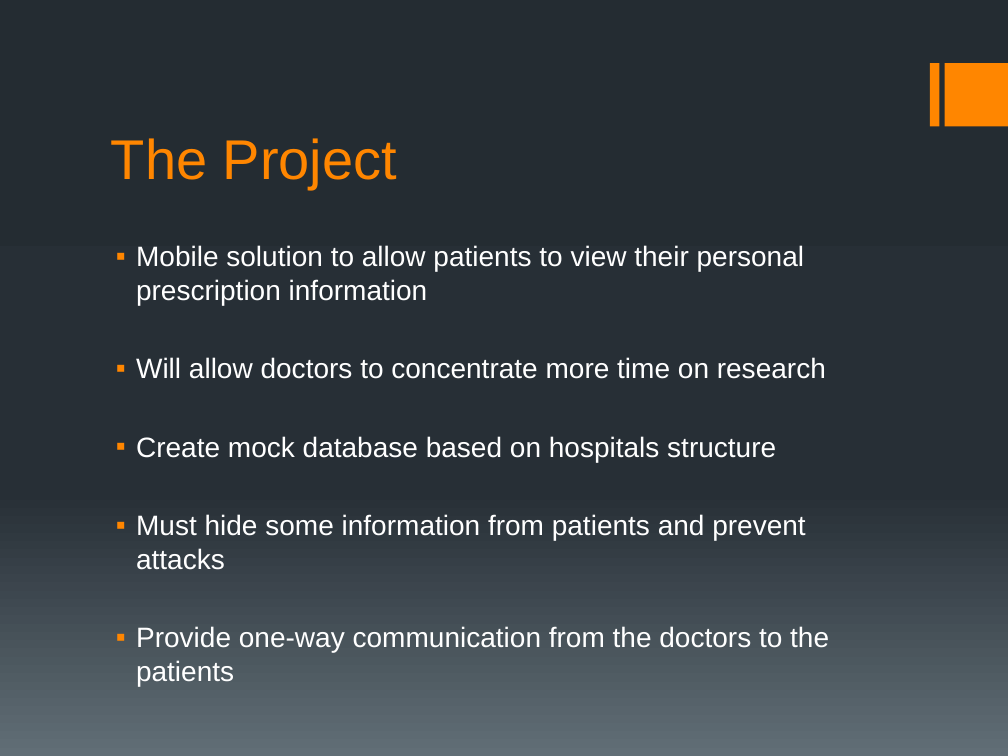
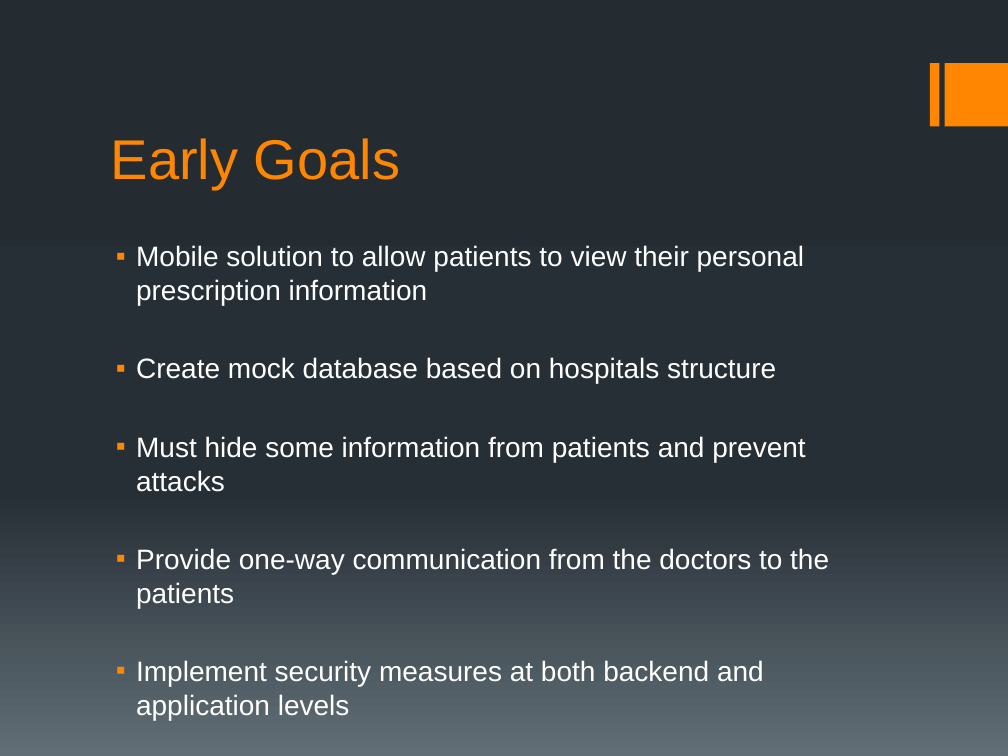
Before and after one commit to ShawnHesch/SAAPI, a slide deck: slide 4 of SAAPI_Walkthrough.pptx. Drawn at 1008x756 pixels with LibreOffice and Linux fonts; fonts in the diff are those of the drawing. Boxes give left, top, right and bottom in pixels: in the first picture for what was removed or moved away, otherwise in the second. Text is boxed around its words. In the diff, an @@ line names an element or a change of style, - is before the commit and + after.

```diff
--- a/SAAPI_Walkthrough.pptx
+++ b/SAAPI_Walkthrough.pptx
@@ title at (x1=111, y1=138, x2=400, y2=189): text changed @@
-The Project
+Early Goals
@@ text at (x1=136, y1=357, x2=826, y2=379): paragraph removed @@
-▪ Will allow doctors to concentrate more time on research
@@ text at (x1=136, y1=660, x2=764, y2=720): paragraph added @@
+▪ Implement security measures at both backend and application levels
```
Also in this commit, not shown: 2 other slides changed, 5 slides added, 1 slide removed, 1 other file.
